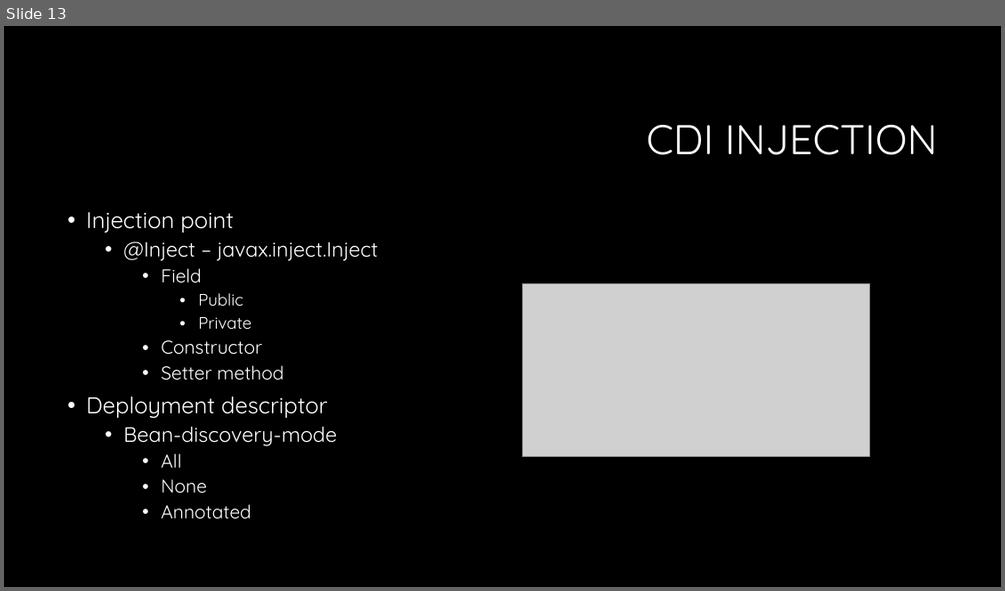
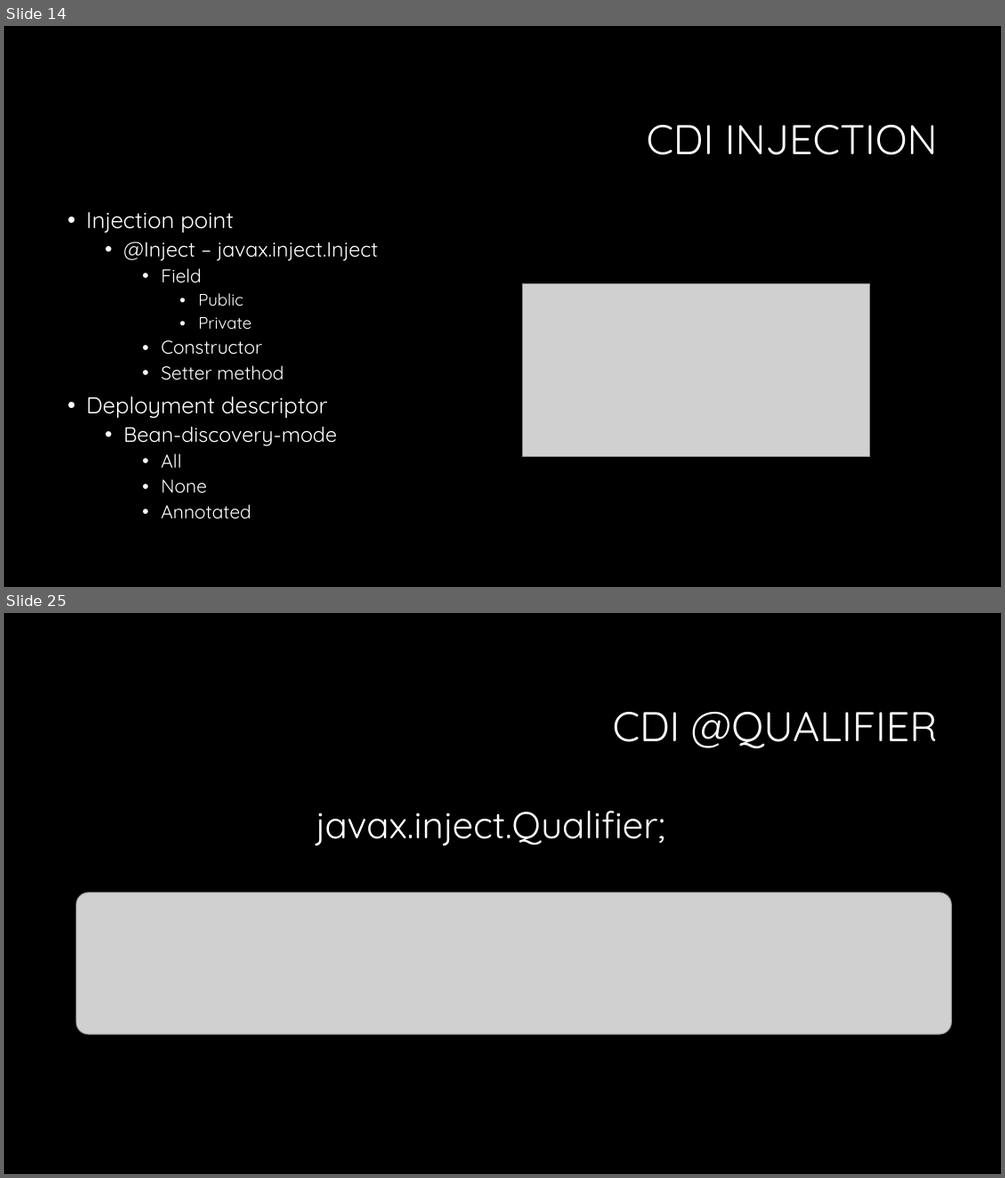
Before and after one commit to Crypto93/CDI_overview, a slide deck: CDI_overview_presentation.pptx. Shown one above the other, each under a label of ours: slide 13 before the commit, slides 14 and 25 after it; the slides between them are not shown. The pictures are 1005x591 and 1005x1178 pixels, drawn with LibreOffice and Linux fonts; fonts in the diff are those of the drawing; grey boxes stand for pictures; background and template pictures are left out. Boxes give left, top, right and bottom in pixels: in the first picture for what was removed or moved away, otherwise in the second. Text is boxed around its words. In the diff, an @@ line names an element or a change of style, - is before the commit and + after.

```diff
--- a/CDI_overview_presentation.pptx
+++ b/CDI_overview_presentation.pptx
@@ slide 25 added at (4, 613, 1001, 1174), background #000000 @@
@@ title added at (613, 712, 938, 748), 40 pt, text #FFFFFF @@
+CDI @QUALIFIER
@@ text added at (316, 811, 664, 846), 36 pt, text #FFFFFF @@
+javax.inject.Qualifier;
@@ picture added at (76, 892, 952, 1035) @@
@@ what was slide 13 is now slide 14 @@
```
Also in this commit, not shown: 1 slide changed, 27 other slides added.
